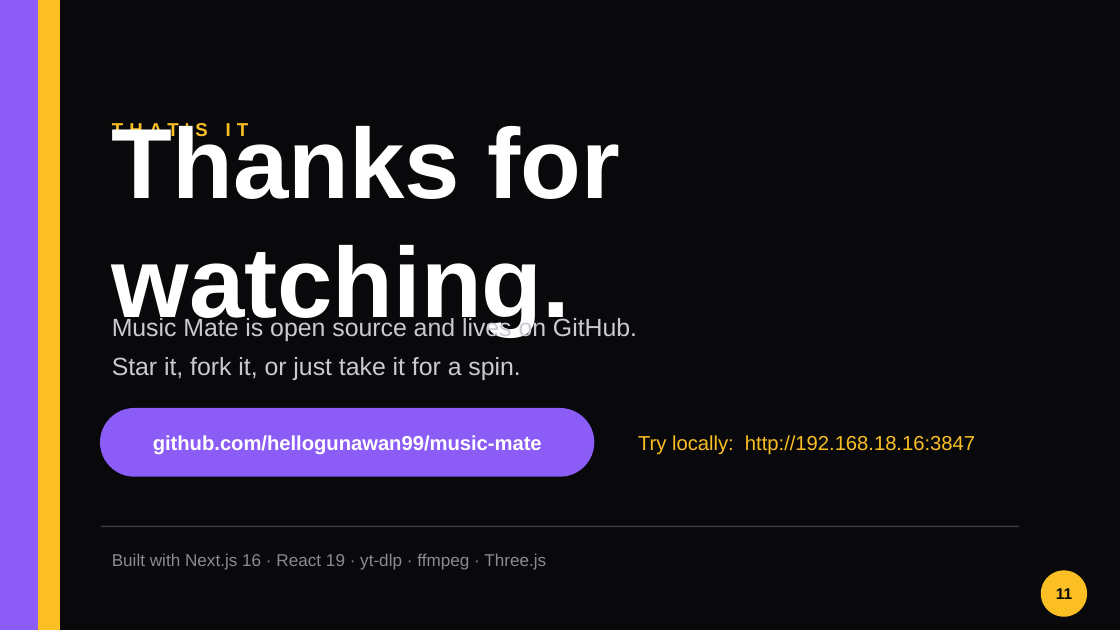
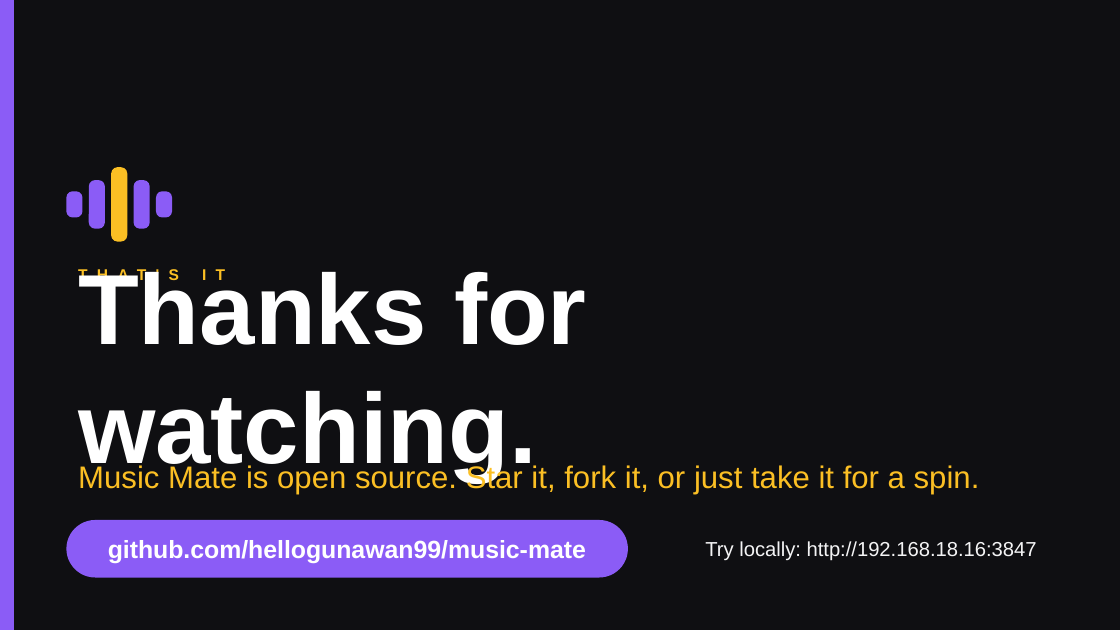
Before and after one commit to hellogunawan99/music-mate, a slide deck: slide 11 of docs/deck/output/music-mate.pptx. Drawn at 1120x630 pixels with LibreOffice and Linux fonts; fonts in the diff are those of the drawing. Boxes give left, top, right and bottom in pixels: in the first picture for what was removed or moved away, otherwise in the second. Text is boxed around its words. In the diff, an @@ line names an element or a change of style, - is before the commit and + after.

Commit message:
Aesthetic redesign of deck: shared design tokens, tighter layouts
Before: 43 shapes on the architecture slide alone, mixed type sizes
(9-80pt), inconsistent corner radii, decorative shapes competing
with content. Felt busy and unprofessional.

After: Rounded & Spacious style consistently applied across all slides.

New shared module: docs/deck/tokens.js
  - THEME: 5 contract colors (primary, secondary, accent, light, bg)
  - EX: extended neutrals (surface, line, inkSubtle, accentSoft)
  - TYPE: 6-size type scale (display 64 → caption 10)
  - SP: spacing tokens (pageMargin 0.6, cardPadding 0.3, etc.)
  - Helpers: addHeader, addPageBadge, addCard, addTagPill

Per-slide changes:
  - Cover: removed bg-color blocks, kept just one accent bar + mark
  - Agenda: vertical 2-col layout with generous 0.65 row height
  - Problem: equal-width cards (2.73in each), consistent inner padding
  - Solution: hero quote band + 2x2 pillar grid (was 4-col cramped)
  - Tech stack: 3 horizontal layer rows, pill items aligned to baseline
  - Architecture: VERTICAL flow with connector lines (was horizontal
    with 43 shapes); now 29 shapes, cleaner hierarchy
  - Features: 2x3 grid, single tag pill, single title, single body
  - 3D scene: image 60% width, side panel with bullet list
  - UI showcase: 3 image cards with consistent framing
  - Deployment: 3-step cards with dark code blocks
  - Closing: mirrors cover, brand mark + accent bar

Type scale locked to 6 sizes (was 13 different sizes). Corner radii
locked to 0.18-0.2in.

```diff
--- a/docs/deck/output/music-mate.pptx
+++ b/docs/deck/output/music-mate.pptx
@@ background #09090B to #0F0F12 @@
@@ rectangle: place and size @@
-rectangle at [0,0,39,629]
+rectangle at [0,0,13,629]
@@ rectangle removed at [39,0,59,629] @@
@@ rounded rectangle added at [112,168,127,241], fill #FBBF24, outline #FBBF24 1 pt @@
@@ rounded rectangle added at [67,193,82,217], fill #8B5CF6, outline #8B5CF6 1 pt @@
@@ rounded rectangle added at [90,180,104,227], fill #8B5CF6, outline #8B5CF6 1 pt @@
@@ rounded rectangle added at [134,180,149,227], fill #8B5CF6, outline #8B5CF6 1 pt @@
@@ rounded rectangle: place and size @@
-rounded rectangle at [101,409,594,476]
+rounded rectangle at [157,193,171,217]
@@ rounded rectangle at [157,193,171,217]: proportions changed @@
@@ text "Thanks for watching.": place and size @@
-text "Thanks for watching." at [112,123,621,336]
+text "Thanks for watching." at [78,269,587,481]
@@ text "THAT'S IT": place and size @@
-text "THAT'S IT" at [112,121,249,140]
+text "THAT'S IT" at [169,269,555,492]
@@ text "THAT'S IT" at [169,269,555,492]: size 12 to 10 pt, letter spacing 4 to 6 pt @@
@@ text at [78,463,980,494]: text changed; size 16 to 20 pt; text colour #C9C9D1 to #FBBF24 @@
-Music Mate is open source and lives on GitHub.
-Star it, fork it, or just take it for a spin.
+Music Mate is open source. Star it, fork it, or just take it for a spin.
@@ text "github.com/hellogunawan99/music-mate": place and size @@
-text "github.com/hellogunawan99/music-mate" at [153,435,542,455]
+text "github.com/hellogunawan99/music-mate" at [108,540,586,563]
@@ text "github.com/hellogunawan99/music-mate" at [108,540,586,563]: size 13 to 16 pt @@
@@ rounded rectangle added at [67,521,627,577], fill #8B5CF6, outline #8B5CF6 1 pt @@
@@ line removed from (101, 526) to (1019, 526) @@
@@ text "Try locally: http://192.168.18.16:3847": place and size @@
-text "Try locally: http://192.168.18.16:3847" at [638,435,975,455]
+text "Try locally: http://192.168.18.16:3847" at [705,541,1037,561]
@@ text "Try locally: http://192.168.18.16:3847" at [705,541,1037,561]: text colour #FBBF24 to #F4F4F5 @@
@@ text removed at [112,553,546,570] @@
-Built with Next.js 16 · React 19 · yt-dlp · ffmpeg · Three.js
@@ ellipse removed at [1042,571,1086,616] @@
@@ text removed at [1056,588,1072,599] @@
-11
```
Also in this commit, not shown: 10 other slides changed, 13 other files.
